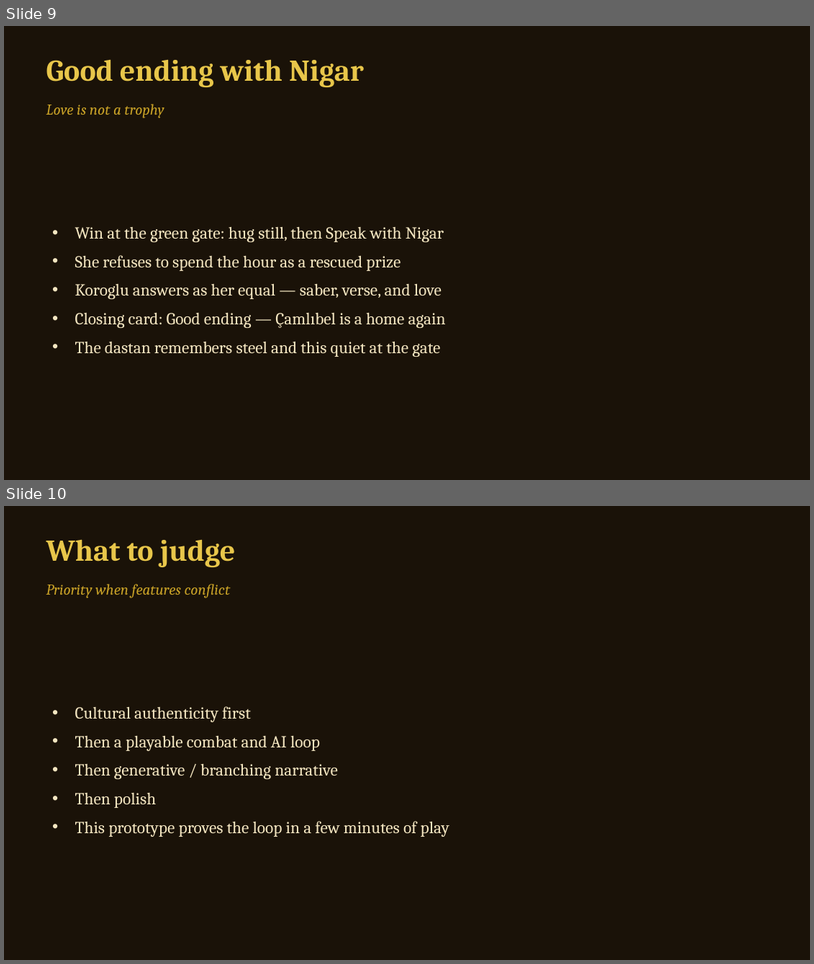
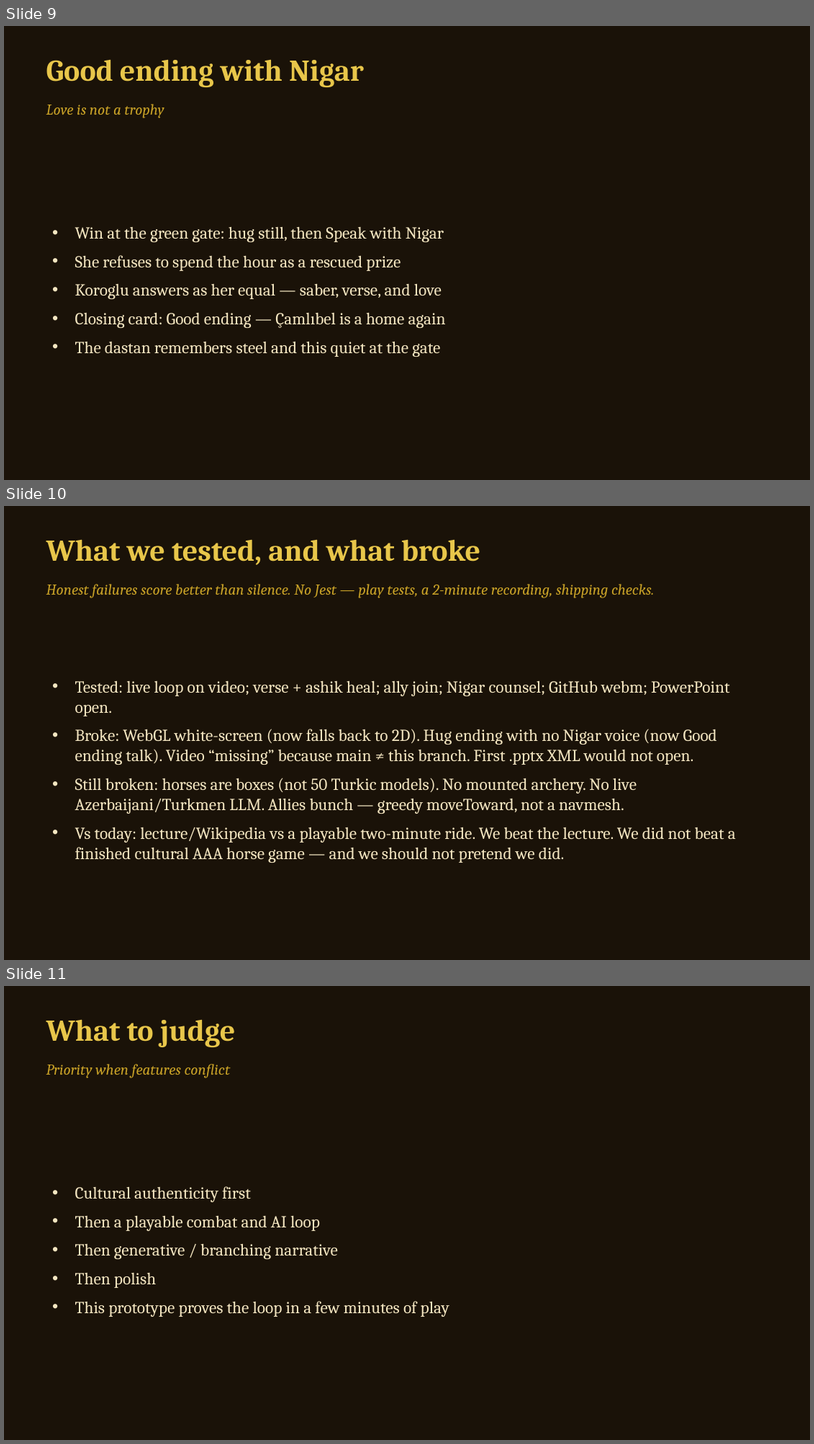
Before and after one commit to gunash-portfolio/KorogluDnD, a slide deck: docs/Koroglu-Epic-Game.pptx. Shown one above the other, each under a label of ours: slides 9 and 10 before the commit, slides 9, 10 and 11 after it. The pictures are 814x964 and 814x1444 pixels, drawn with LibreOffice and Linux fonts; fonts in the diff are those of the drawing. Boxes give left, top, right and bottom in pixels: in the first picture for what was removed or moved away, otherwise in the second. Text is boxed around its words. In the diff, an @@ line names an element or a change of style, - is before the commit and + after.

```diff
--- a/docs/Koroglu-Epic-Game.pptx
+++ b/docs/Koroglu-Epic-Game.pptx
@@ slide 10 added at box(4, 506, 810, 960), background #1A1208 @@
@@ text added at box(46, 539, 481, 565), 36 pt, text #E8C64A, bold @@
+What we tested, and what broke
@@ text added at box(46, 584, 654, 598), 18 pt, text #C9A227, italic @@
+Honest failures score better than silence. No Jest — play tests, a 2-minute recording, shipping checks.
@@ text added at box(75, 681, 736, 862), 20 pt, text #F4E6C1 @@
+• Tested: live loop on video; verse + ashik heal; ally join; Nigar counsel; GitHub webm; PowerPoint open.
+• Broke: WebGL white-screen (now falls back to 2D). Hug ending with no Nigar voice (now Good ending talk). Video “missing” because main ≠ this branch. First .pptx XML would not open.
+• Still broken: horses are boxes (not 50 Turkic models). No mounted archery. No live Azerbaijani/Turkmen LLM. Allies bunch — greedy moveToward, not a navmesh.
+• Vs today: lecture/Wikipedia vs a playable two-minute ride. We beat the lecture. We did not beat a finished cultural AAA horse game — and we should not pretend we did.
@@ what was slide 10 is now slide 11 @@
```
Also in this commit, not shown: 1 other file.
